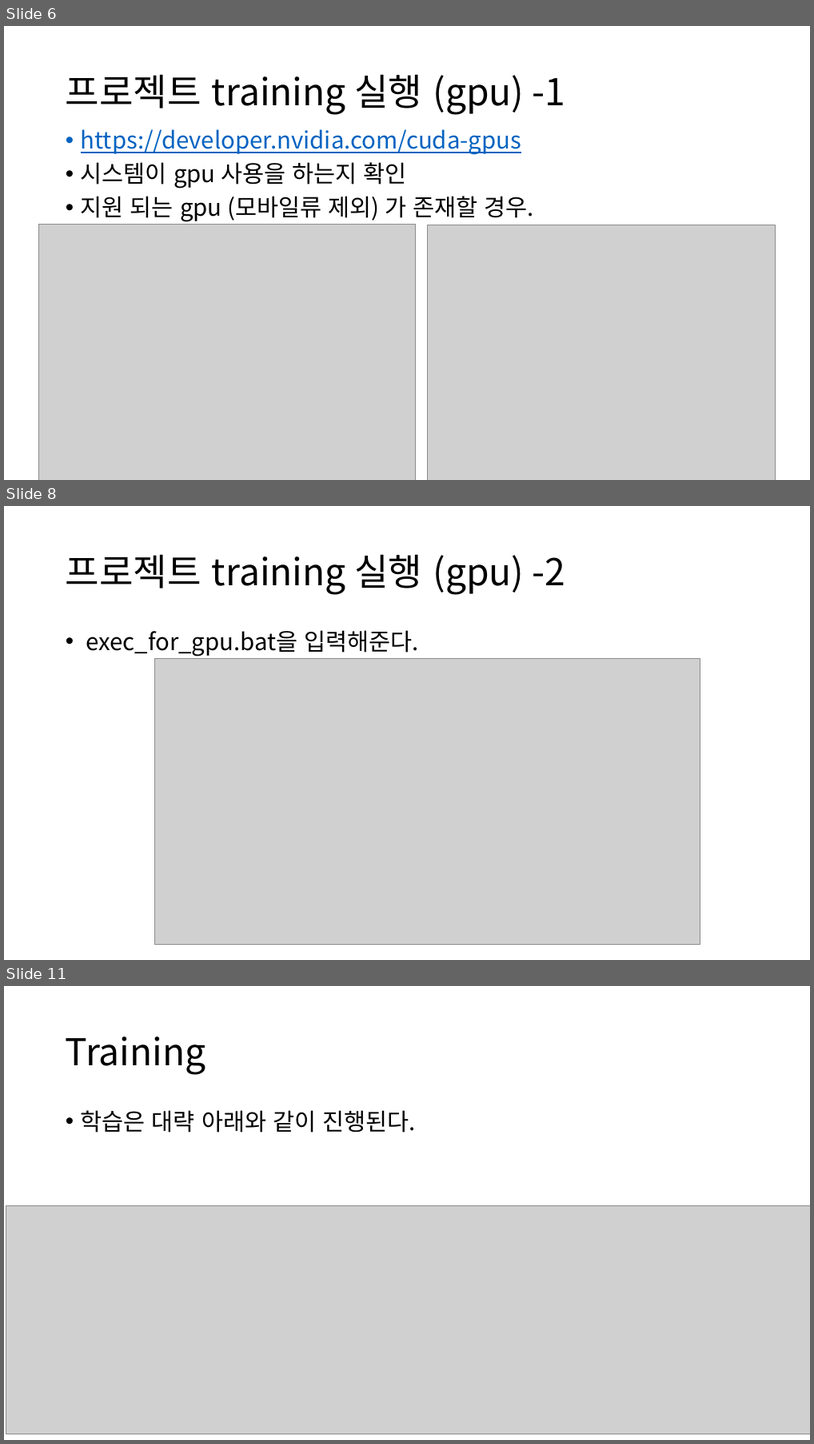
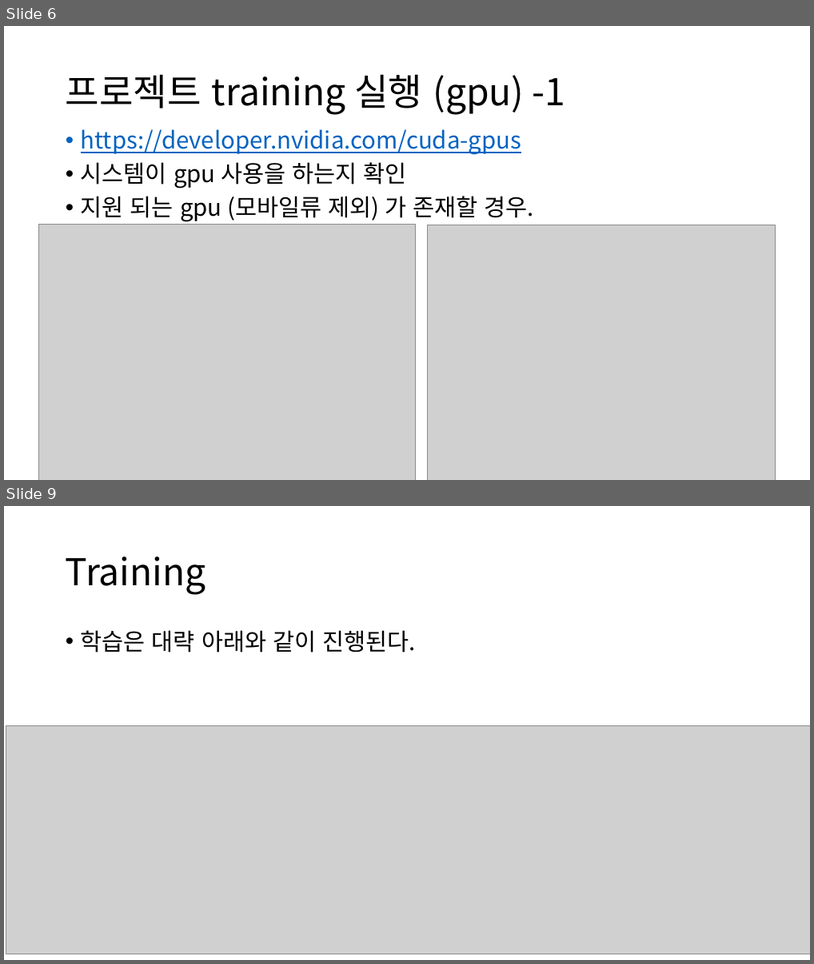
Before and after one commit to DuaNoDo/object-detection, a slide deck: 객체탐지.pptx. Shown one above the other, each under a label of ours: slides 6, 8 and 11 before the commit, slides 6 and 9 after it; the slides between them are not shown. The pictures are 814x1444 and 814x964 pixels, drawn with LibreOffice and Linux fonts; fonts in the diff are those of the drawing; grey boxes stand for pictures. Boxes give left, top, right and bottom in pixels: in the first picture for what was removed or moved away, otherwise in the second. Text is boxed around its words. In the diff, an @@ line names an element or a change of style, - is before the commit and + after.

```diff
--- a/객체탐지.pptx
+++ b/객체탐지.pptx
@@ slide 8 removed at (4, 506, 810, 960), background #FFFFFF @@
@@ title removed at (66, 554, 566, 595) @@
-프로젝트 training 실행 (gpu) -2
@@ text removed at (86, 630, 419, 656) @@
-• exec_for_gpu.bat을 입력해준다.
@@ picture removed at (154, 659, 701, 944) @@
@@ what was slide 11 is now slide 9 @@
```
Also in this commit, not shown: 2 slides changed, 1 other slide removed, 2 other files.
